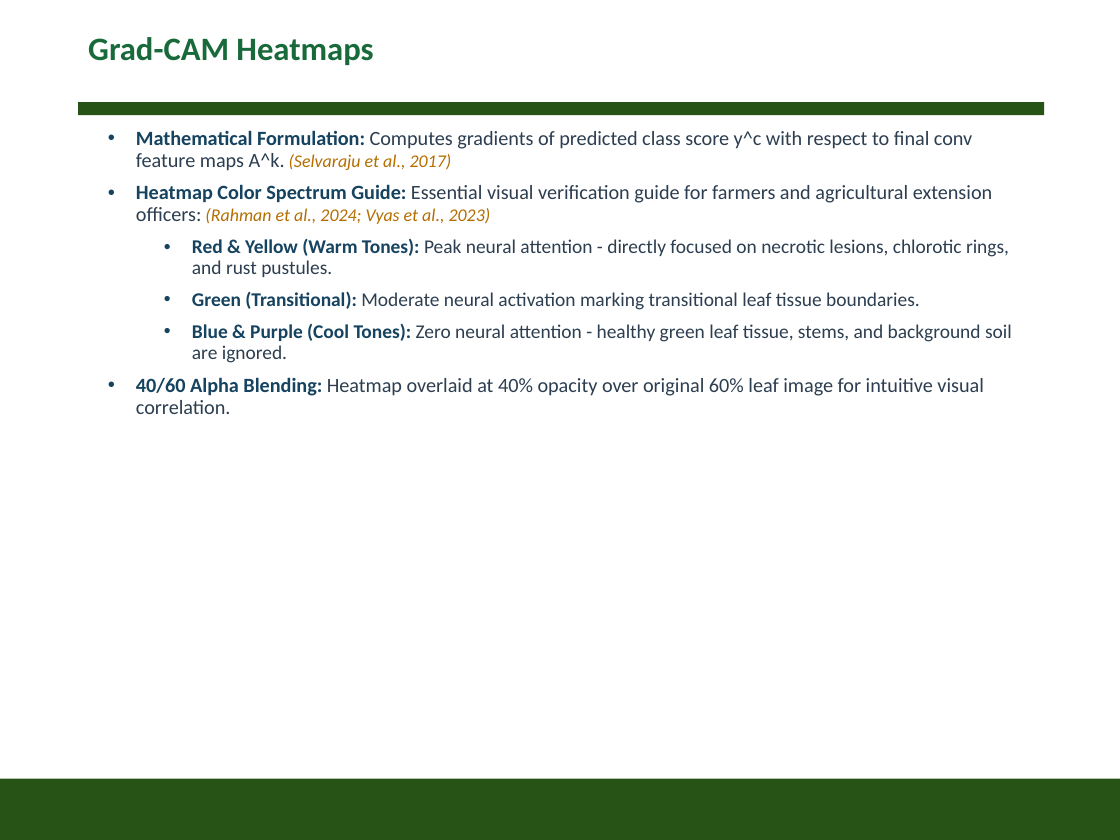
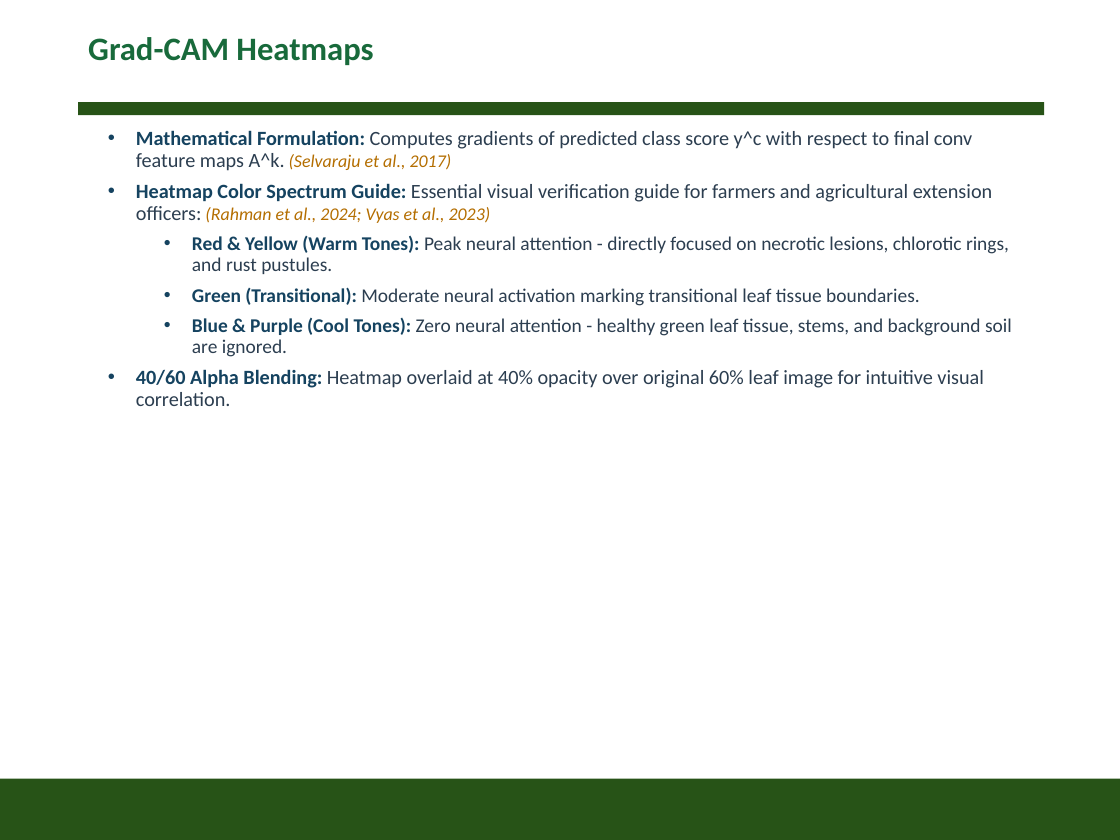
Before and after one commit to Linkindadaba/crop-disease-detection-app-tomato-maize-, a slide deck: slide 17 of Power Point Templete.pptx. Drawn at 1120x840 pixels with LibreOffice and Linux fonts; fonts in the diff are those of the drawing; background and template pictures are left out. Boxes give left, top, right and bottom in pixels: in the first picture for what was removed or moved away, otherwise in the second. Text is boxed around its words. In the diff, an @@ line names an element or a change of style, - is before the commit and + after.

```diff
--- a/Power Point Templete.pptx
+++ b/Power Point Templete.pptx
@@ text "Mathematical Formulation: Computes gradients of ..." at <box>136,130,1012,406</box>: less space between paragraphs @@
```
Also in this commit, not shown: 8 other slides changed, 1 other file.
